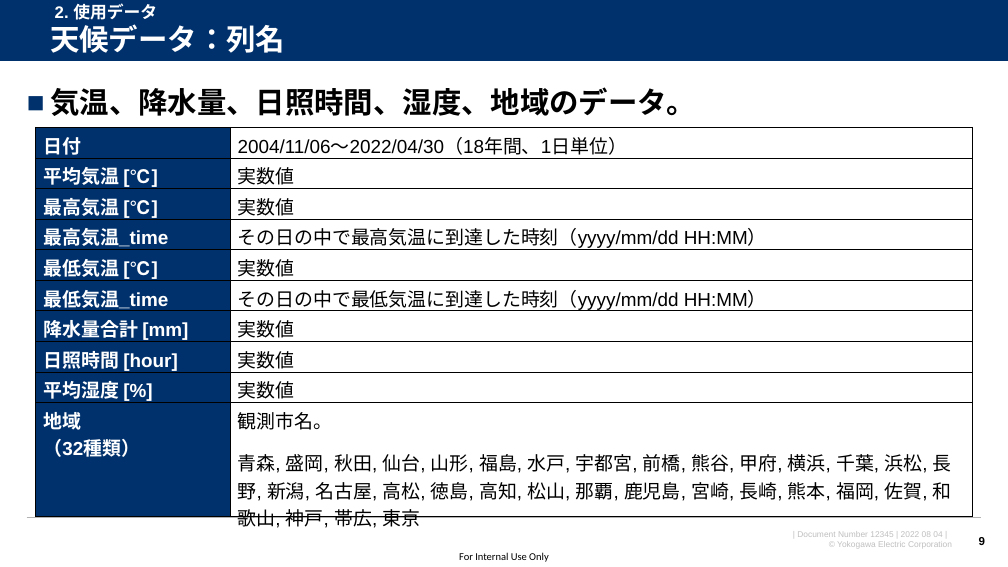
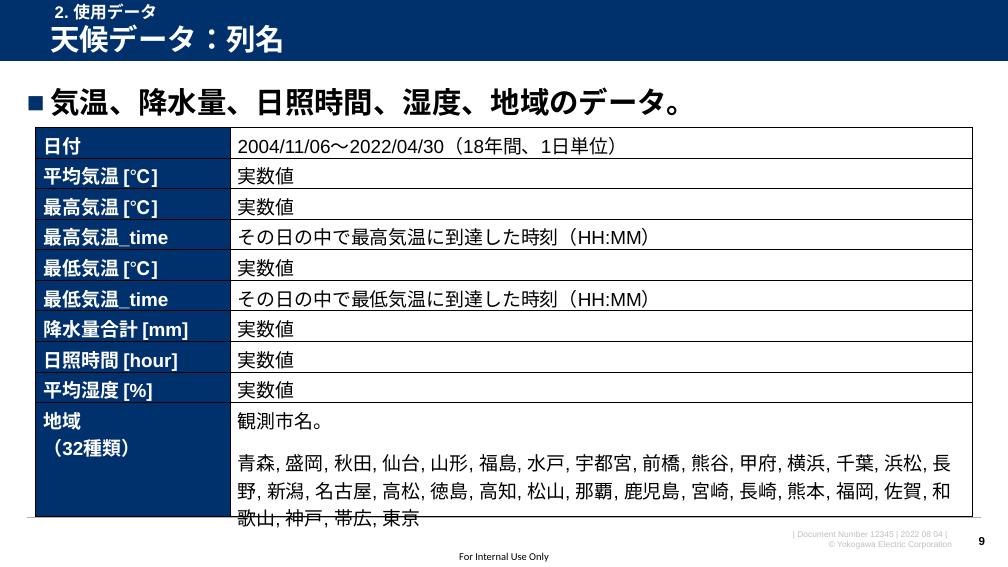
Before and after one commit to watarukumagai-git/opt, a slide deck: slide 9 of MMW/20220804_MMW_kumagai_rev.0.pptx. Drawn at 1008x567 pixels with LibreOffice and Linux fonts; fonts in the diff are those of the drawing; background and template pictures are left out. Boxes give left, top, right and bottom in pixels: in the first picture for what was removed or moved away, otherwise in the second. Text is boxed around its words. In the diff, an @@ line names an element or a change of style, - is before the commit and + after.

```diff
--- a/MMW/20220804_MMW_kumagai_rev.0.pptx
+++ b/MMW/20220804_MMW_kumagai_rev.0.pptx
@@ table at <box>36,128,973,532</box> @@
-row 4, column 2: その日の中で最高気温に到達した時刻（yyyy/mm/dd HH:MM）
+row 4, column 2: その日の中で最高気温に到達した時刻（HH:MM）
-row 6, column 2: その日の中で最低気温に到達した時刻（yyyy/mm/dd HH:MM）
+row 6, column 2: その日の中で最低気温に到達した時刻（HH:MM）
```
Also in this commit, not shown: 9 other slides changed, 4 slides added, 1 slide removed.
